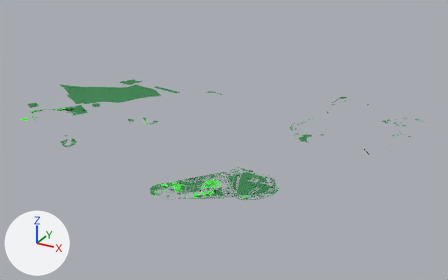
An edit to the glTF model hudsonGreenery.gltf, drawn before and after from the same camera.
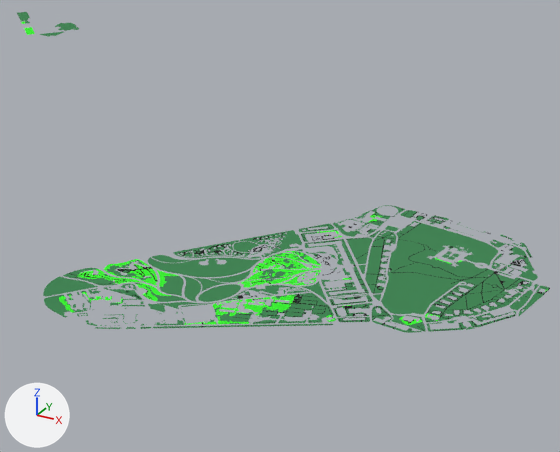
The first picture shows the older version from a 50 mm lens placed at (375.0, -863.0, 308.0), pointed at (13.0, -205.0, -21.0). The close-ups show the older and then the newer version on the part from 31% to 63% of the width and 41% to 82% of the height of that picture. Only the edits that show in the close-ups are written down. Lighting does not change. The marker at lower left points along +X, +Y and +Z. Where no turn or scale is listed for an object, it has been applied to the vertices.

In view in the first close-up: 'footpaths', 'majorGreenery', 'minorGreenery'.
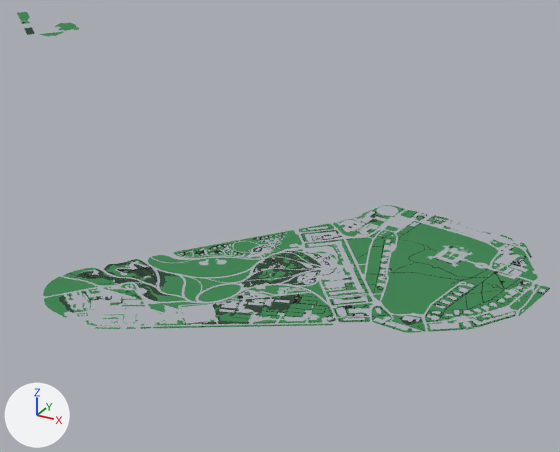
Patch to the scene script:
```diff
--- a/hudsonGreenery.gltf.py
+++ b/hudsonGreenery.gltf.py
@@ mat_material_1 @@
 mat_material_1 = principled_material('Material_1')
-mat_material_1.base_color = (0.0319, 0.913, 0.0176)  # green #32f524
+mat_material_1.base_color = (0.0176, 0.0545, 0.0262)  # dark green #24422d
 mat_material_1.roughness = 1.0
```

Where the change shows, as pixel boxes [x1, y1, x2, y2] in the close-ups (560 x 452 px):
'minorGreenery', recoloured
    both: [21, 21, 547, 325]
